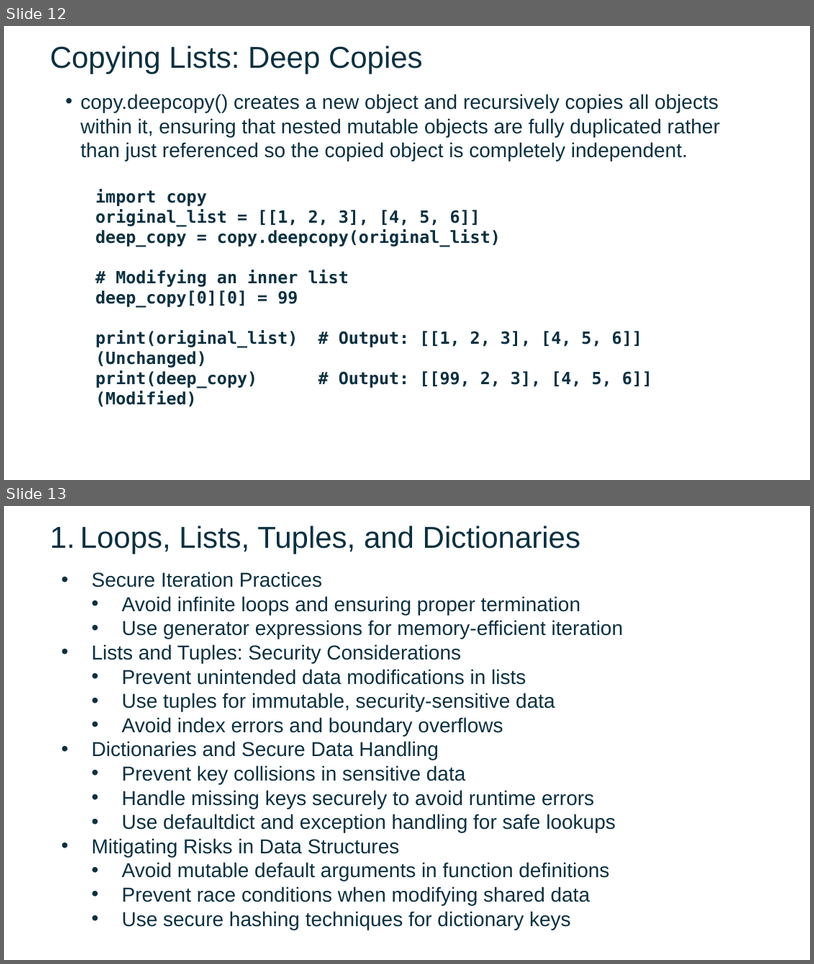
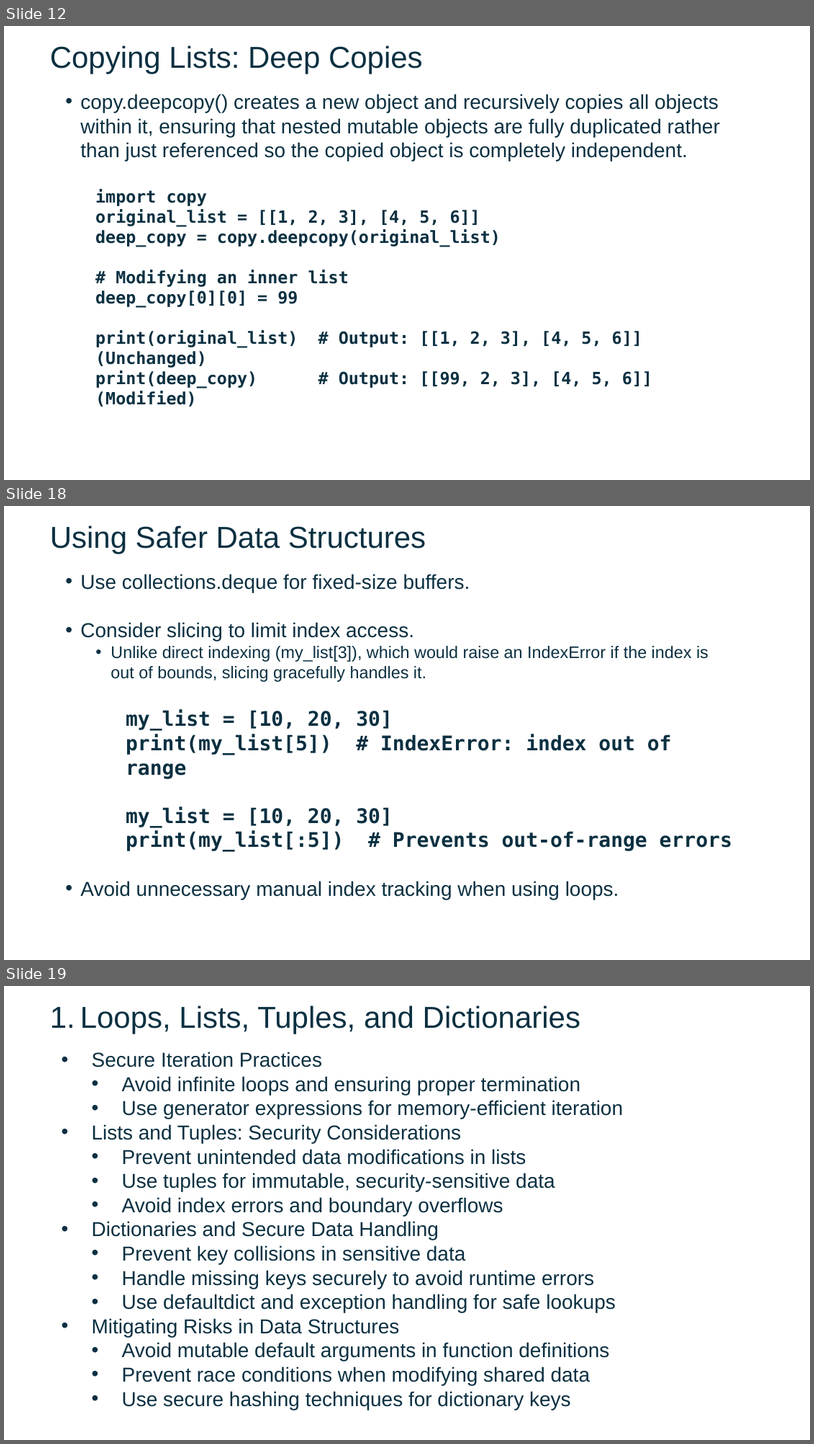
Before and after one commit to FSCJ-FacultyDev/SWC-Columbus-2025, a slide deck: Slides-Day2.pptx. Shown one above the other, each under a label of ours: slides 12 and 13 before the commit, slides 12, 18 and 19 after it; the slides between them are not shown. The pictures are 814x964 and 814x1444 pixels, drawn with LibreOffice and Linux fonts; fonts in the diff are those of the drawing; background and template pictures are left out. Boxes give left, top, right and bottom in pixels: in the first picture for what was removed or moved away, otherwise in the second. Text is boxed around its words. In the diff, an @@ line names an element or a change of style, - is before the commit and + after.

```diff
--- a/Slides-Day2.pptx
+++ b/Slides-Day2.pptx
@@ slide 18 added at [4, 506, 810, 960], background picture (left out) @@
@@ text added at [50, 525, 426, 554], 36 pt, text #0B3041 @@
+Using Safer Data Structures
@@ text added at [80, 574, 733, 899], 24 pt, text #0B3041 @@
+• Use collections.deque for fixed-size buffers.
+• Consider slicing to limit index access.
+  • Unlike direct indexing (my_list[3]), which would raise an IndexError if the index is out of bounds, slicing gracefully handles it.
+my_list = [10, 20, 30]
+print(my_list[5]) # IndexError: index out of range
+my_list = [10, 20, 30]
+print(my_list[:5]) # Prevents out-of-range errors
+• Avoid unnecessary manual index tracking when using loops.
@@ what was slide 13 is now slide 19 @@
```
Also in this commit, not shown: 1 slide changed, 5 other slides added.
